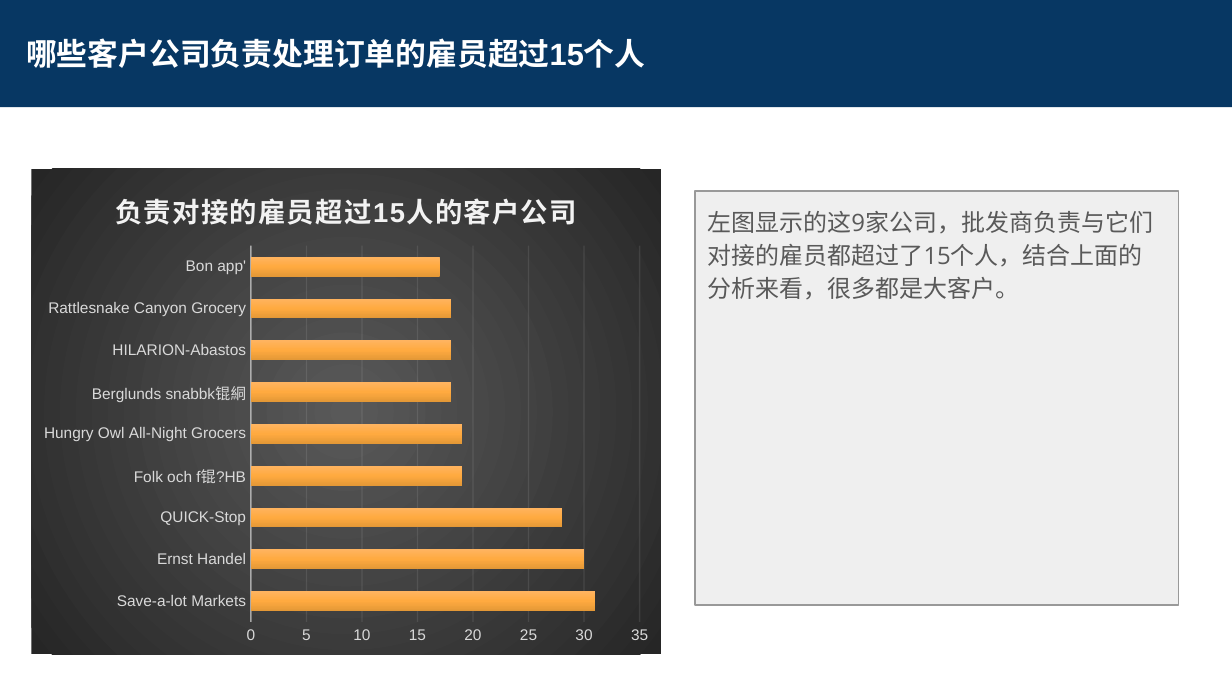
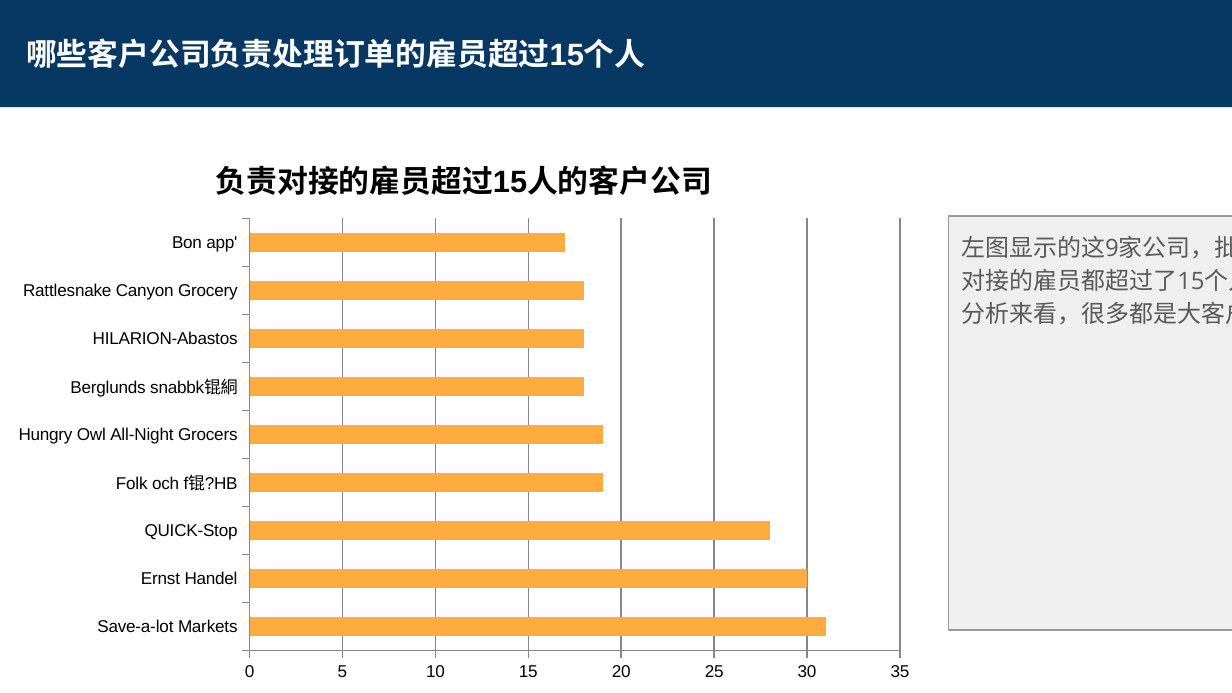
Before and after one commit to leesper/become-business-analyst, a slide deck: slide 4 of P4_CreateReportDB/SQL Project Submission.pptx. Drawn at 1232x693 pixels with LibreOffice and Linux fonts; fonts in the diff are those of the drawing. Boxes give left, top, right and bottom in pixels: in the first picture for what was removed or moved away, otherwise in the second. Text is boxed around its words. In the diff, an @@ line names an element or a change of style, - is before the commit and + after.

```diff
--- a/P4_CreateReportDB/SQL Project Submission.pptx
+++ b/P4_CreateReportDB/SQL Project Submission.pptx
@@ bar chart at (x1=0, y1=132, x2=928, y2=692) @@
@@ title "负责对接的雇员超过15人的客户公司 " to "负责对接的雇员超过15人的客户公司" @@
@@ colour of Series 1 gradient #FFB461 to #FFAB40 to #E59837 to #FFAB40 @@
@@ category axis changed @@
@@ value axis changed @@
@@ bar spacing changed @@
@@ background changed @@
@@ bar chart resized from (x1=32, y1=169, x2=662, y2=654) to (x1=0, y1=132, x2=928, y2=692) @@
@@ rectangle removed at (x1=48, y1=191, x2=662, y2=605) @@
-<visualization>
@@ text "左图显示的这9家公司，批发商负责与它们对接的雇员都超过了15个人，结合上面的分析来看，很多都是大客户。" resized from (x1=695, y1=191, x2=1179, y2=605) to (x1=949, y1=216, x2=1232, y2=630) @@
```
Also in this commit, not shown: 13 other slides changed, 15 other files.
